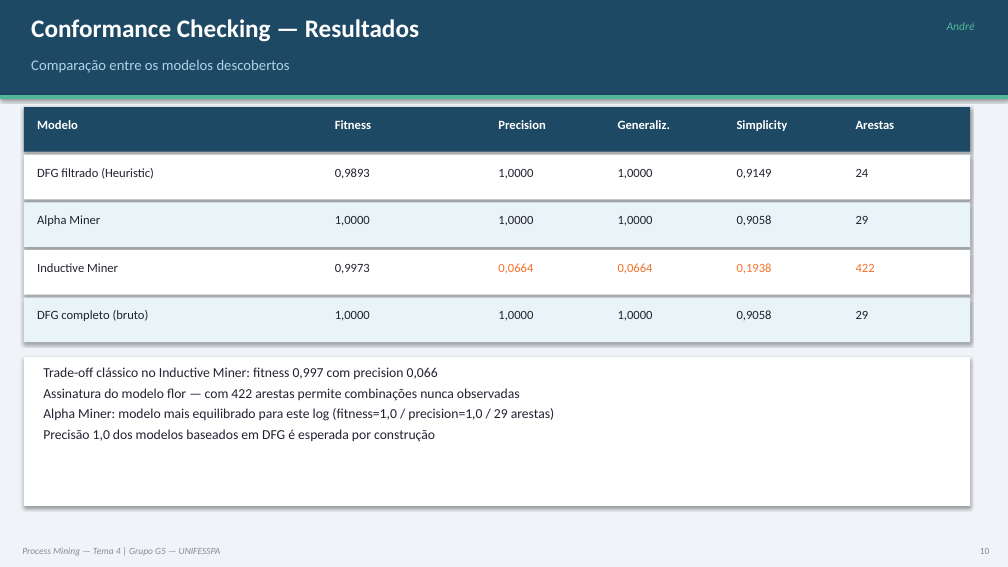
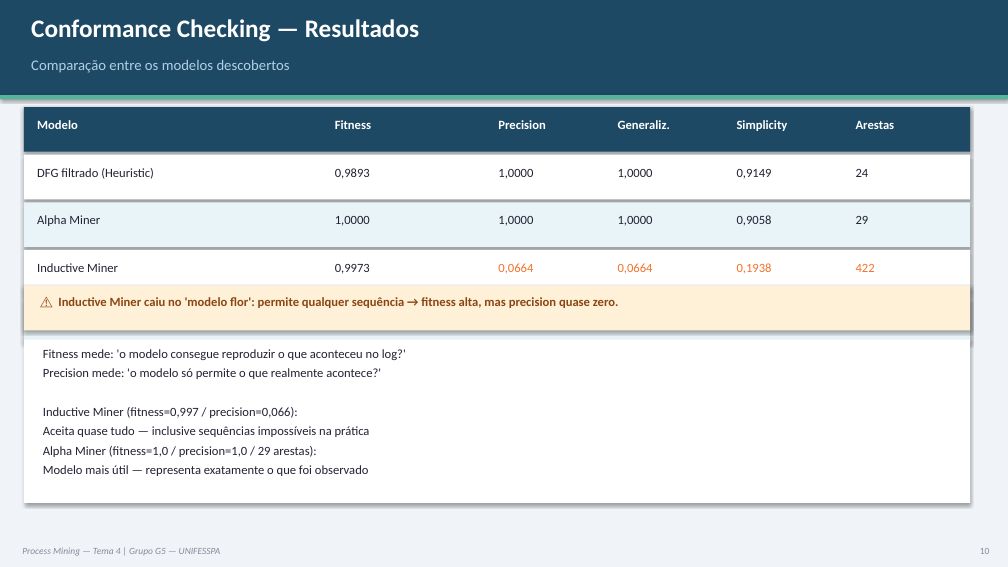
Before and after one commit to Michelangelo-Costa/ProcessMining-Tema4-G5, a slide deck: slide 10 of Apresentacao_Tema4_ProcessMining_G5.pptx (slide 13 before the commit). Drawn at 1008x567 pixels with LibreOffice and Linux fonts; fonts in the diff are those of the drawing. Boxes give left, top, right and bottom in pixels: in the first picture for what was removed or moved away, otherwise in the second. Text is boxed around its words. In the diff, an @@ line names an element or a change of style, - is before the commit and + after.

Commit message:
Atualiza apresentacao, notebook, figuras e README para seminario
- Apresentacao: slides melhorados para rubrica 'muito bom', linguagem
  simplificada, caixas de destaque e fluxo visual no slide de introducao
- Notebook: %matplotlib inline, caminhos /content/figures/ compativeis
  com Colab, layout LR nos grafos DFG e Alpha Miner, celula de download
  automatico de figuras (zip) adicionada ao final
- Figuras: DFG completo, DFG filtrado e Alpha Miner atualizados (LR)
- Relatorio: sidewaysfigure para acomodar figuras rotacionadas, pacote
  rotating adicionado ao preambulo
- .gitignore: exclui roteiro/ e estudo/ (materiais de apoio internos)
- README: reescrito com foco no professor, nota metodologica sobre log
  sintetico, tabela de resultados e instrucoes de reproducao
- Remove apresentacao_v2.pptx (arquivo duplicado)

```diff
--- a/Apresentacao_Tema4_ProcessMining_G5.pptx
+++ b/Apresentacao_Tema4_ProcessMining_G5.pptx
@@ text removed at (x1=947, y1=22, x2=975, y2=30) @@
-André
@@ rectangle added at (x1=23, y1=286, x2=970, y2=330), fill #FFF0D8 @@
@@ text added at (x1=58, y1=297, x2=619, y2=308), 12 pt, text #8B4513, bold @@
+⚠ Inductive Miner caiu no 'modelo flor': permite qualquer sequência → fitness alta, mas precision quase zero.
@@ text removed at (x1=37, y1=310, x2=149, y2=321) @@
-DFG completo (bruto)
@@ text removed at (x1=335, y1=311, x2=370, y2=321) @@
-1,0000
@@ text removed at (x1=498, y1=311, x2=533, y2=320) @@
-1,0000
@@ text removed at (x1=618, y1=311, x2=653, y2=320) @@
-1,0000
@@ text removed at (x1=737, y1=310, x2=772, y2=320) @@
-0,9058
@@ text removed at (x1=856, y1=311, x2=869, y2=319) @@
-29
@@ rectangle resized from (x1=23, y1=357, x2=970, y2=506) to (x1=23, y1=340, x2=970, y2=504) @@
@@ text at (x1=43, y1=349, x2=406, y2=476): text changed; size 13 to 12 pt @@
-Trade-off clássico no Inductive Miner: fitness 0,997 com precision 0,066
-Assinatura do modelo flor — com 422 arestas permite combinações nunca observadas
-Alpha Miner: modelo mais equilibrado para este log (fitness=1,0 / precision=1,0 / 29 arestas)
-Precisão 1,0 dos modelos baseados em DFG é esperada por construção
+Fitness mede: 'o modelo consegue reproduzir o que aconteceu no log?'
+Precision mede: 'o modelo só permite o que realmente acontece?'
+Inductive Miner (fitness=0,997 / precision=0,066):
+Aceita quase tudo — inclusive sequências impossíveis na prática
+Alpha Miner (fitness=1,0 / precision=1,0 / 29 arestas):
+Modelo mais útil — representa exatamente o que foi observado
```
Also in this commit, not shown: 6 other slides changed, 6 slides added, 10 slides removed, 9 other files.
